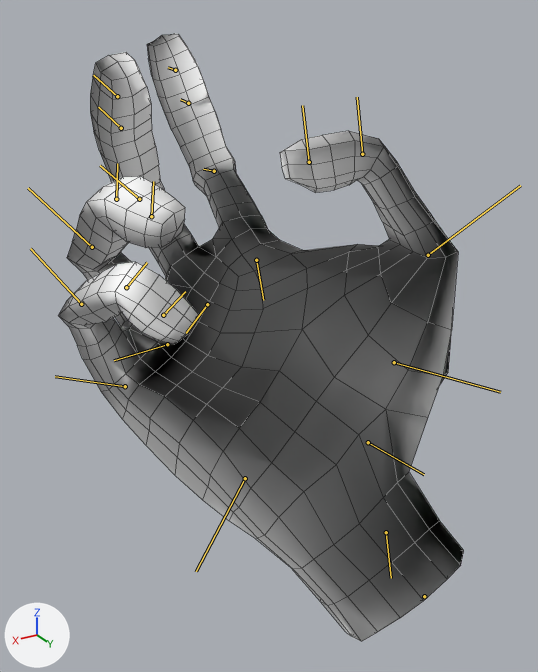
What one commit did to the FBX model MajorJam/Assets/Animations/Hand/hand_rotate_anim.fbx.
Rendered twice from a camera (50 mm lens) standing at (0.1074, 0.1042, 0.1324) and looking at (0.0029, -0.0701, 0.0452). The lights are fixed; the arrows at lower left show +X, +Y and +Z. Both versions are drawn at frame 56 of the action 'Take 001'; the numbers are the values there. The bones that bend it are drawn over the model as lines. Mesh edges are drawn as thin lines.

Names of what the first picture shows: 'r_handMeshNode'.
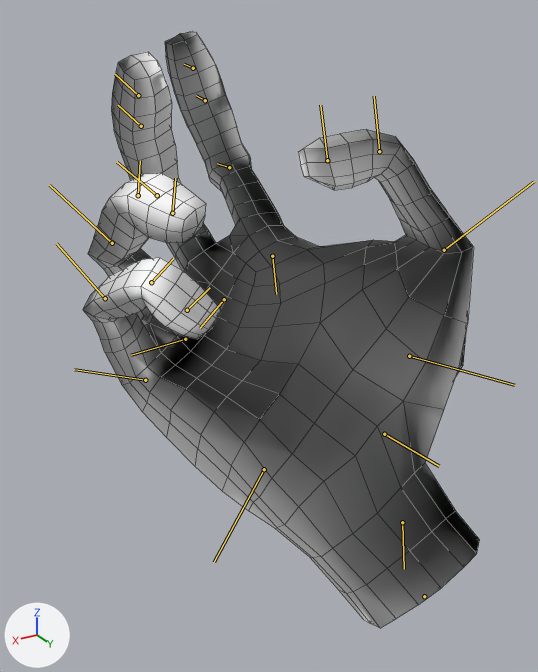
What differs and where, as boxes (x1, y1, x2, y2) in the pictures (538 x 672 px):
```json
{"object": "r_handMeshNode", "change": "posed", "before": [59, 33, 464, 642], "after": [83, 31, 479, 628]}
{"bone": "b_r_wrist", "before": "(386, 532) to (391, 578)", "after": "(402, 522) to (404, 569)"}
{"bone": "b_r_index1", "before": "(256, 260) to (263, 300)", "after": "(272, 256) to (276, 294)"}
```

Scene script edits in JSON lines:
```json
{"block": "bone_b_r_wrist", "where": "bone_b_r_wrist = bpy.data.objects['Hand'].pose.bones['b_r_wrist']  # child of 'b_r_root'"}
{"op": "set", "path": "bone_b_r_wrist.location", "old": "(-0.78, 0.0, 2.44)", "new": "(-1.47, 0.0, 2.56)"}
{"block": "bone_b_r_index1", "where": "bone_b_r_index1 = bpy.data.objects['Hand'].pose.bones['b_r_index1']  # child of 'b_r_wrist'"}
{"op": "set", "path": "bone_b_r_index1.rotation_quaternion", "old": "(0.988, -0.019, 0.133, 0.071)", "new": "(0.988, -0.018, 0.132, 0.081)", "note": "degrees (-1, 15, 8) -> degrees (-1, 15, 9)"}
```
